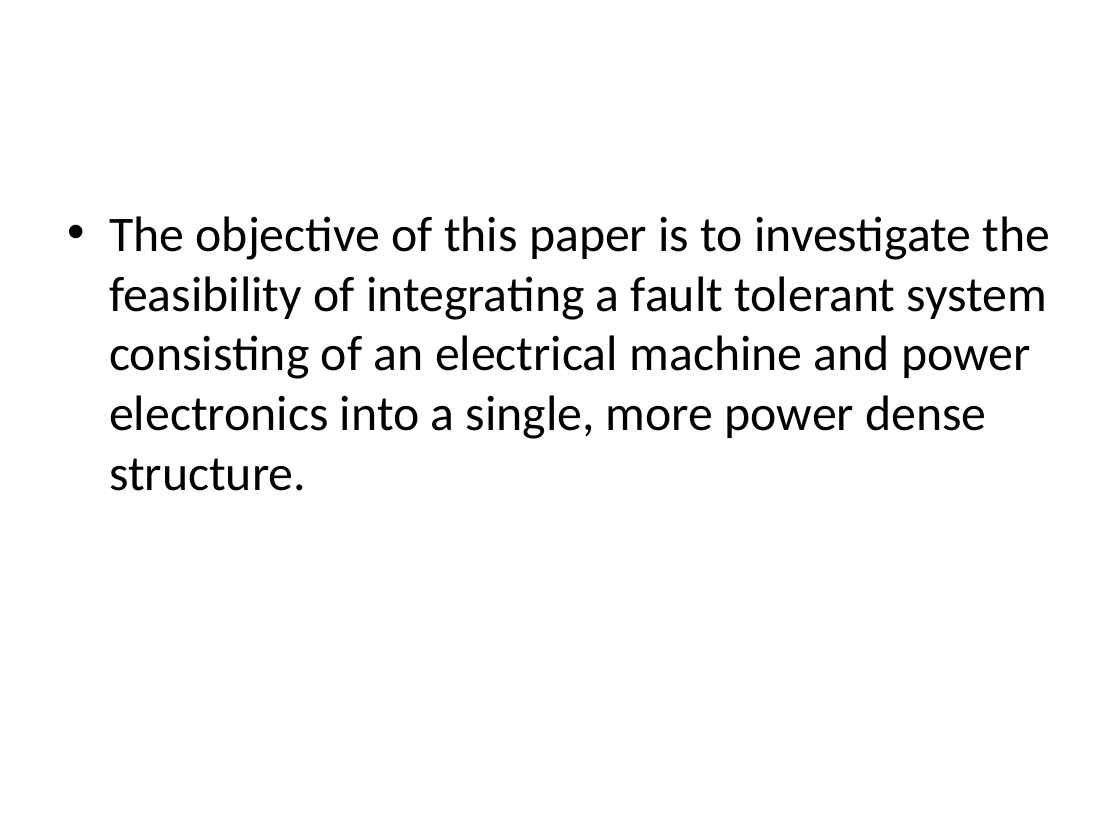
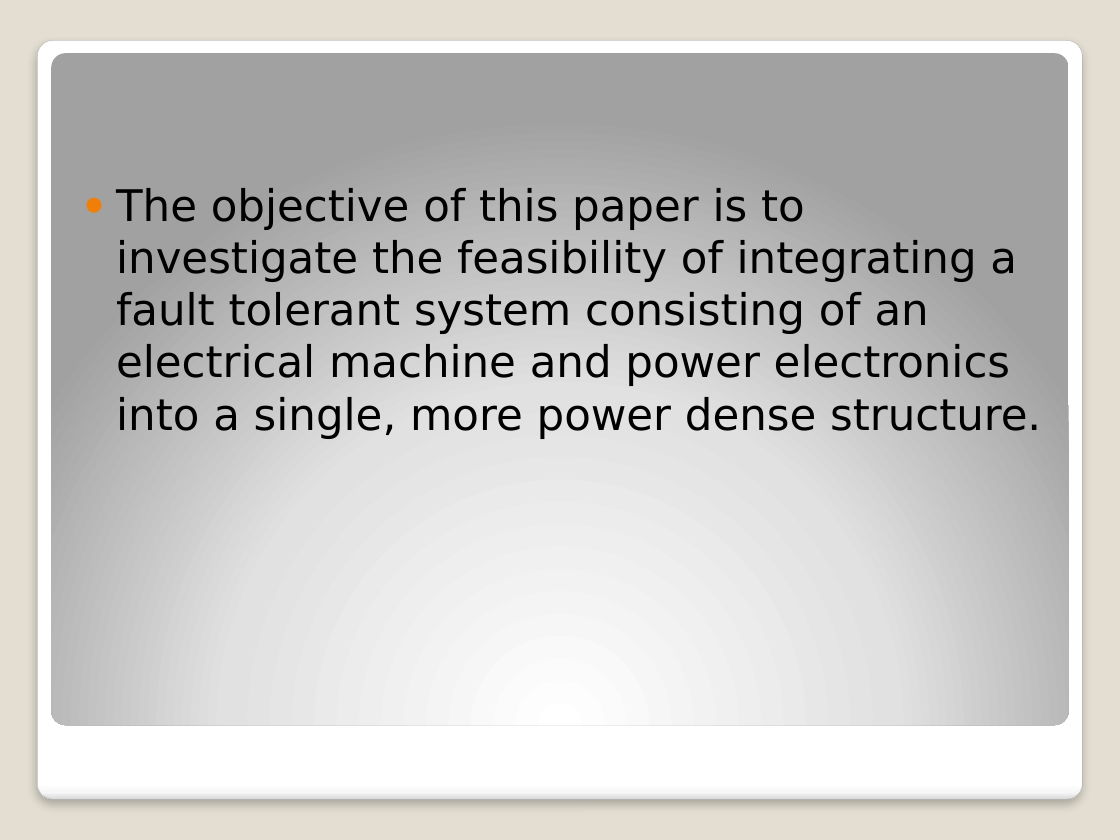
Before and after one commit to MehmetEralpKose/Star, a slide deck: slide 7 of 50 kW Integrated Fault toerant Permanent Magnet Machine.pptx (slide 6 before the commit). Drawn at 1120x840 pixels with LibreOffice and Linux fonts; fonts in the diff are those of the drawing. Boxes give left, top, right and bottom in pixels: in the first picture for what was removed or moved away, otherwise in the second. Text is boxed around its words. In the diff, an @@ line names an element or a change of style, - is before the commit and + after.

```diff
--- a/50 kW Integrated Fault toerant Permanent Magnet Machine.pptx
+++ b/50 kW Integrated Fault toerant Permanent Magnet Machine.pptx
@@ background #FFFFFF to #E3DED1 @@
@@ rounded rectangle added at (x1=37, y1=40, x2=1082, y2=800), fill gradient #FFFFFF to #F7F7F7 to #DADADA, outline #A4A4A4 0.16 pt @@
@@ rounded rectangle added at (x1=52, y1=53, x2=1068, y2=725), fill gradient #FFFFFF to #E1E1E1 to #A2A2A2 @@
@@ text "The objective of this paper ..." moved from (x1=109, y1=216, x2=1051, y2=491) to (x1=116, y1=188, x2=1041, y2=439) @@
@@ text "The objective of this paper ..." at (x1=116, y1=188, x2=1041, y2=439): size 32 to 28 pt, font Calibri to DejaVu Sans; bullet • to ●; less space between paragraphs @@
```
Also in this commit, not shown: 22 other slides changed, 6 slides added, 9 other files.
